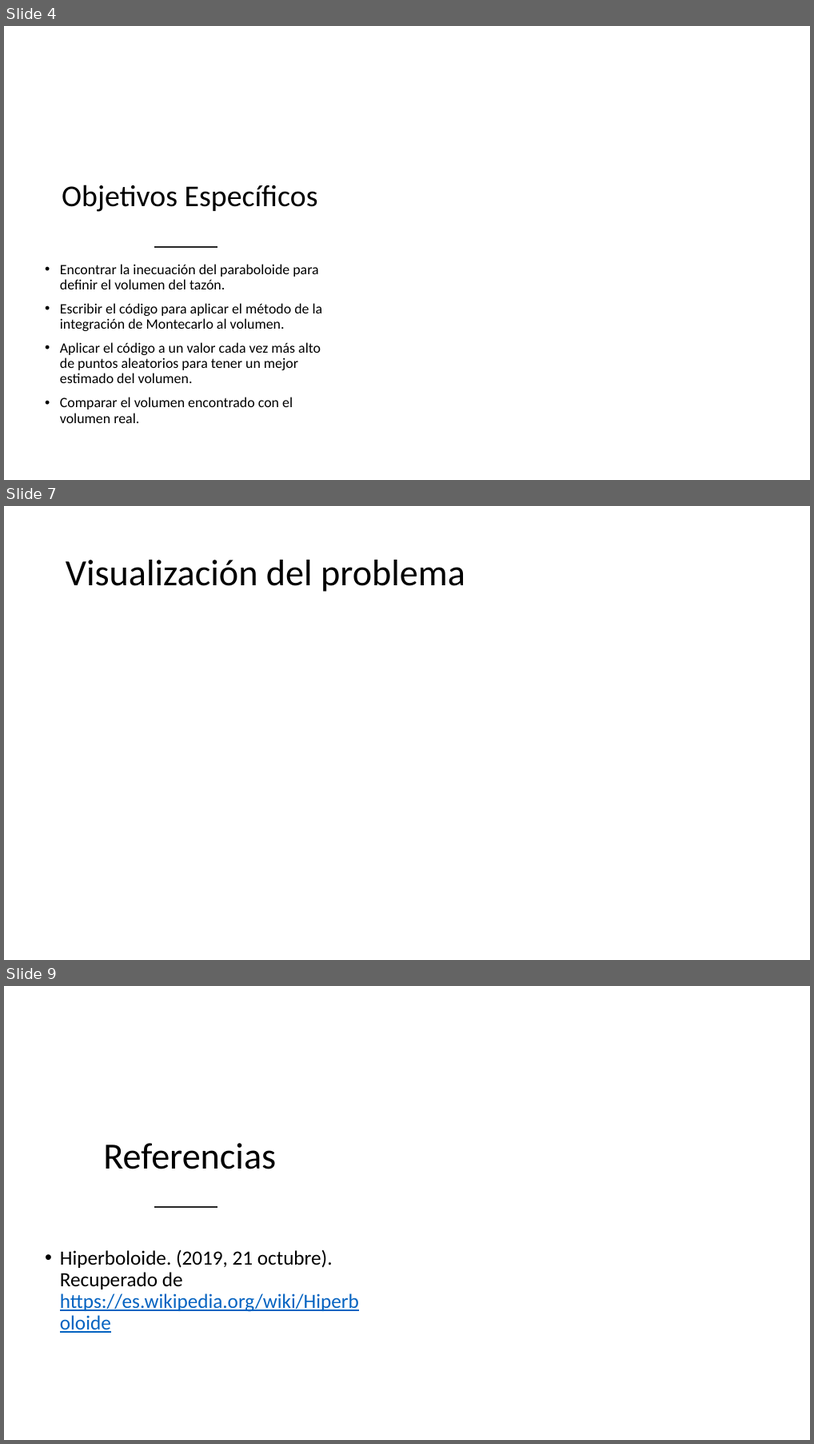
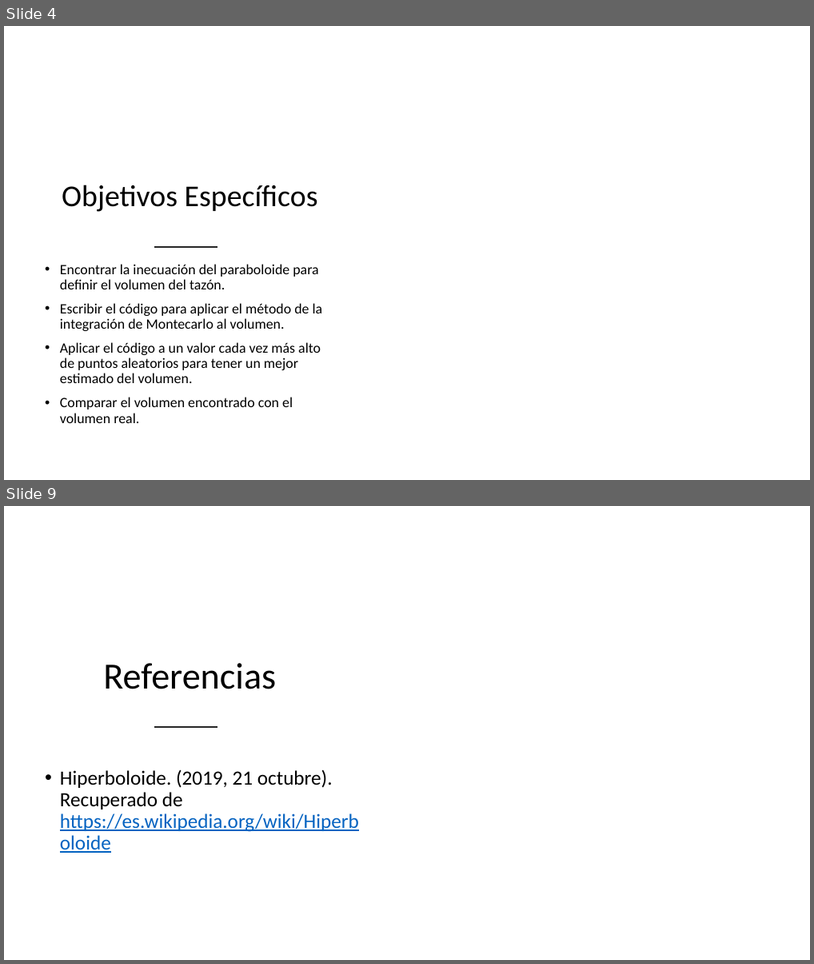
Before and after one commit to Fernando28AC/proyecto_modulo2, a slide deck: Proyecto_modulo2.pptx. Shown one above the other, each under a label of ours: slides 4, 7 and 9 before the commit, slides 4 and 9 after it; the slides between them are not shown. The pictures are 814x1444 and 814x964 pixels, drawn with LibreOffice and Linux fonts; fonts in the diff are those of the drawing; background and template pictures are left out. Boxes give left, top, right and bottom in pixels: in the first picture for what was removed or moved away, otherwise in the second. Text is boxed around its words. In the diff, an @@ line names an element or a change of style, - is before the commit and + after.

```diff
--- a/Proyecto_modulo2.pptx
+++ b/Proyecto_modulo2.pptx
@@ slide 7 removed at bbox=[4, 506, 810, 960], background #FFFFFF @@
@@ title removed at bbox=[66, 560, 466, 592] @@
-Visualización del problema
```
Also in this commit, not shown: 2 slides changed, 2 slides added, 1 other slide removed.
